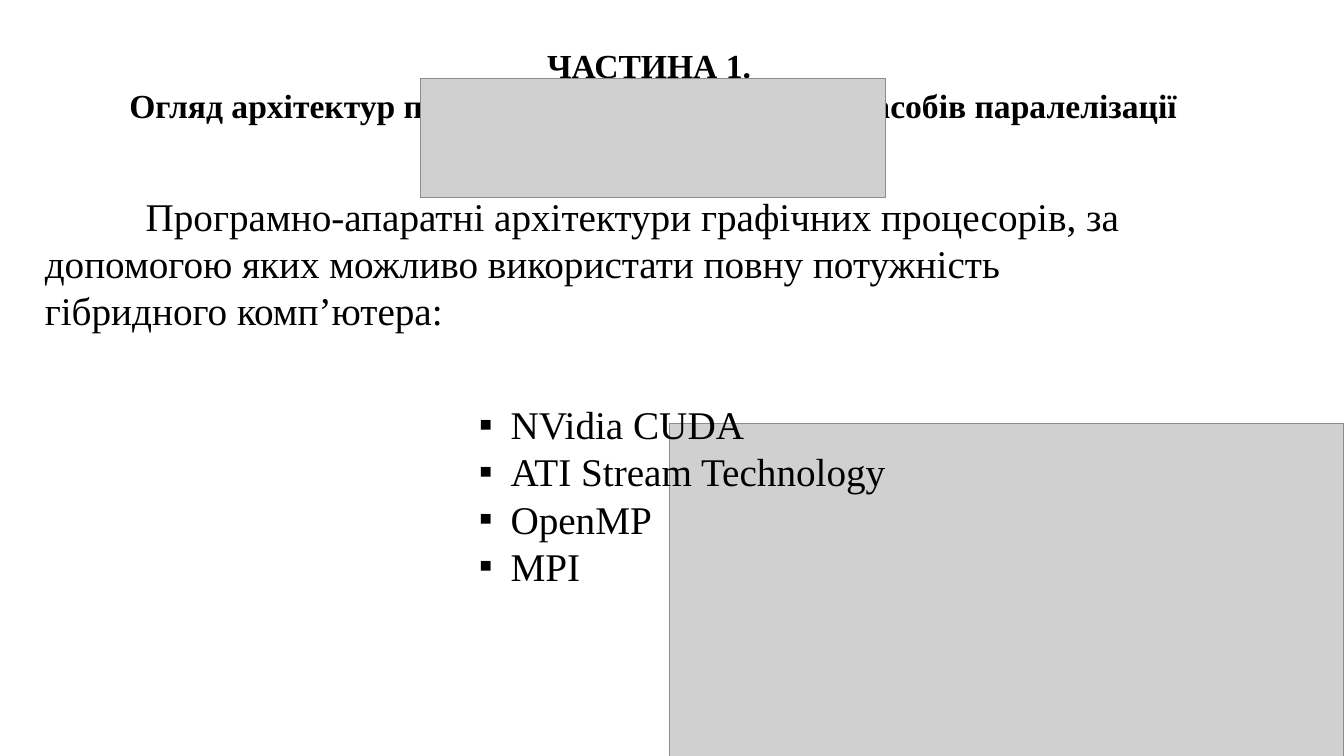
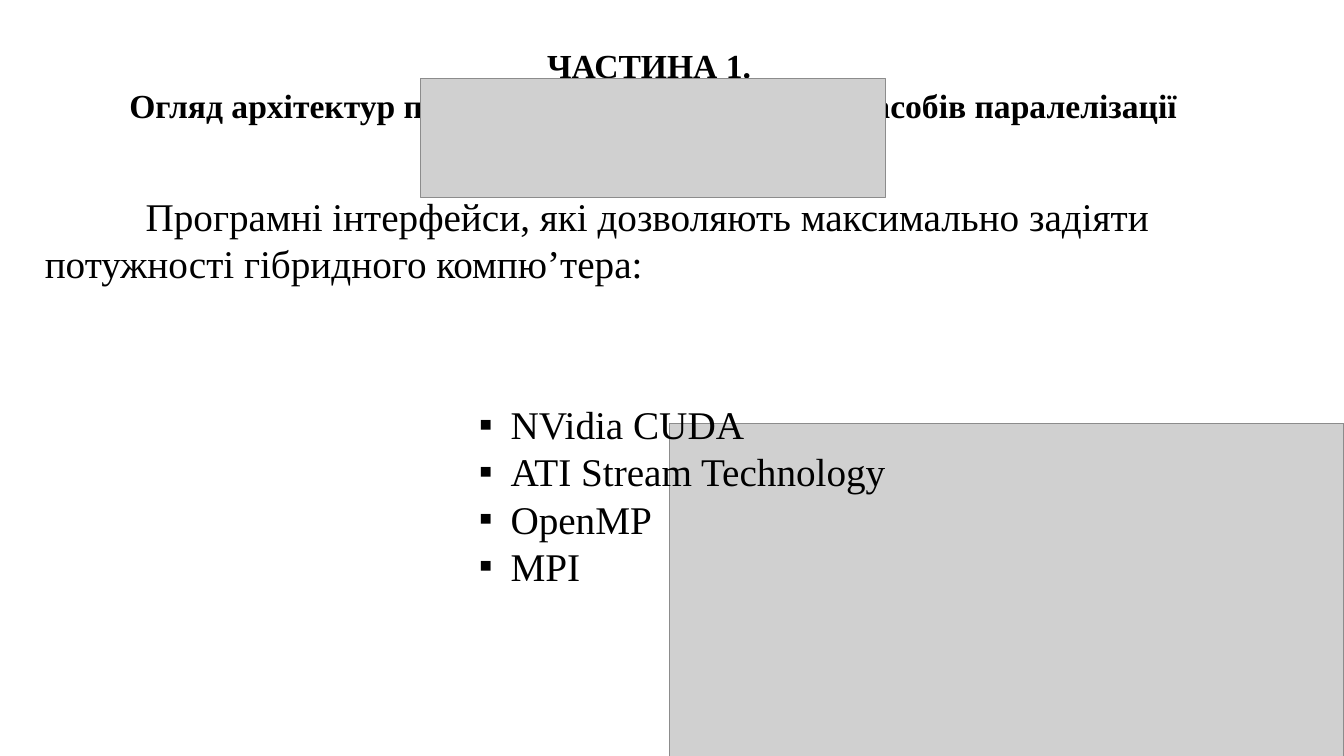
Before and after one commit to icrosil/R_-_UR_methods, a slide deck: slide 4 of types/Illia_Olenchenko_Presentation.pptx. Drawn at 1344x756 pixels with LibreOffice and Linux fonts; fonts in the diff are those of the drawing; grey boxes stand for pictures. Boxes give left, top, right and bottom in pixels: in the first picture for what was removed or moved away, otherwise in the second. Text is boxed around its words. In the diff, an @@ line names an element or a change of style, - is before the commit and + after.

```diff
--- a/types/Illia_Olenchenko_Presentation.pptx
+++ b/types/Illia_Olenchenko_Presentation.pptx
@@ text at (45,203,1149,286): text changed @@
-Програмно-апаратні архітектури графічних процесорів, за допомогою яких можливо використати повну потужність гібридного комп’ютера:
+Програмні інтерфейси, які дозволяють максимально задіяти потужності гібридного компю’тера:
```
Also in this commit, not shown: 13 other slides changed, 4 other files.
